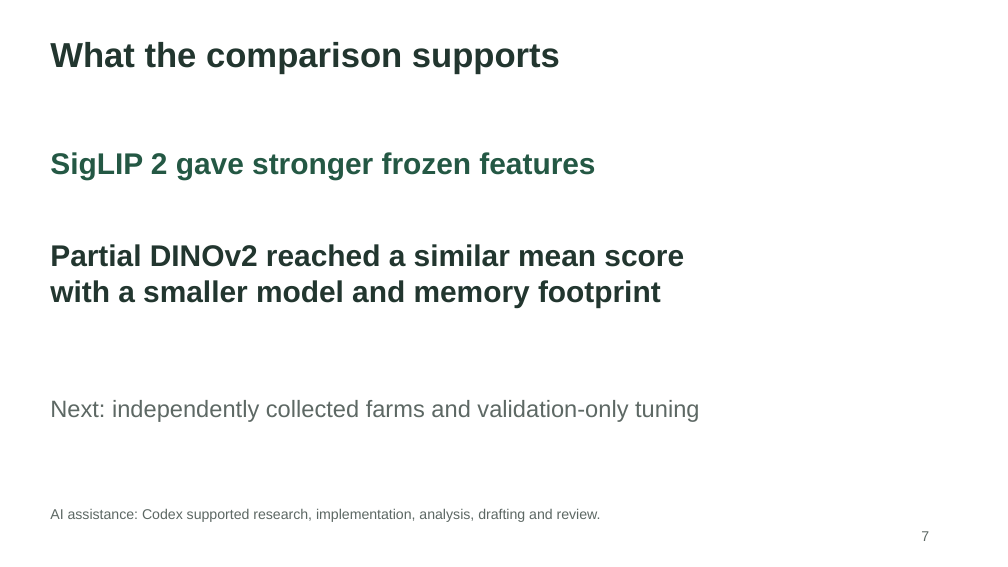
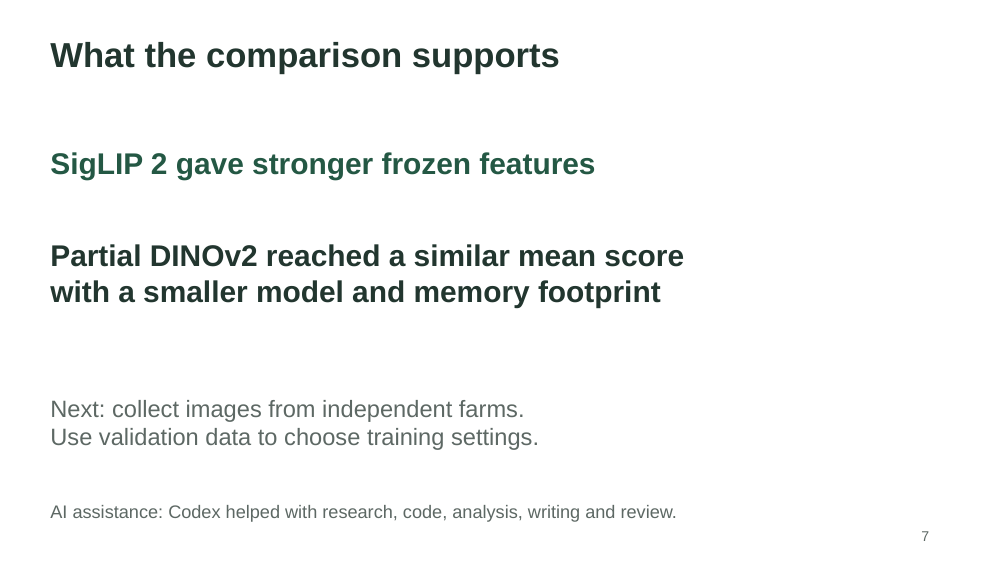
Before and after one commit to A1Prep/beans-vit-study-2026, a slide deck: slide 7 of report/presentation/bean_leaf_presentation.pptx. Drawn at 1008x567 pixels with LibreOffice and Linux fonts; fonts in the diff are those of the drawing. Boxes give left, top, right and bottom in pixels: in the first picture for what was removed or moved away, otherwise in the second. Text is boxed around its words. In the diff, an @@ line names an element or a change of style, - is before the commit and + after.

```diff
--- a/report/presentation/bean_leaf_presentation.pptx
+++ b/report/presentation/bean_leaf_presentation.pptx
@@ text at bbox=[50, 400, 539, 450]: text changed @@
-Next: independently collected farms and validation-only tuning
+Next: collect images from independent farms.
+Use validation data to choose training settings.
@@ text at bbox=[50, 505, 677, 522]: text changed; size 13.5 to 17.2 pt @@
-AI assistance: Codex supported research, implementation, analysis, drafting and review.
+AI assistance: Codex helped with research, code, analysis, writing and review.
```
Also in this commit, not shown: 10 other slides changed, 12 other files.
